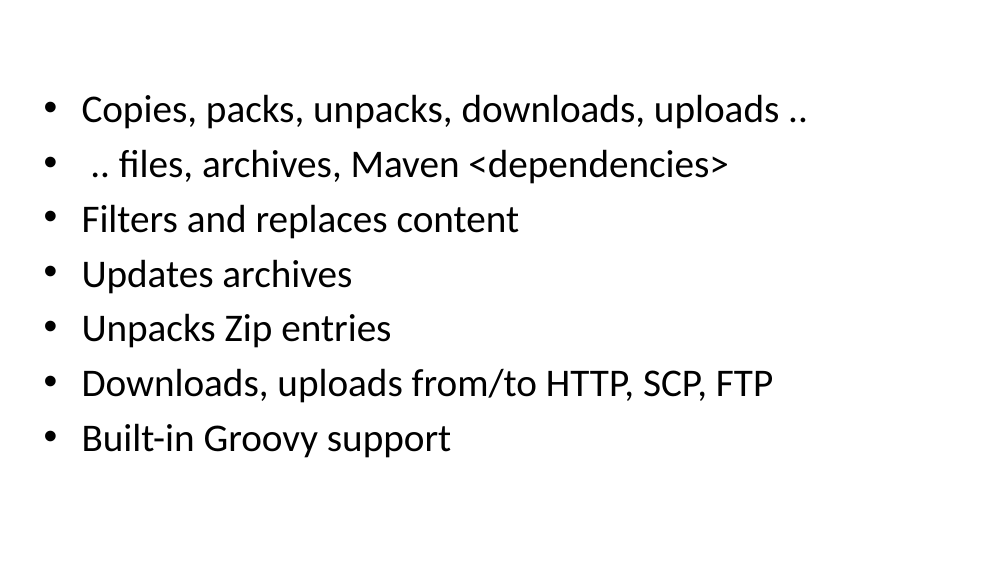
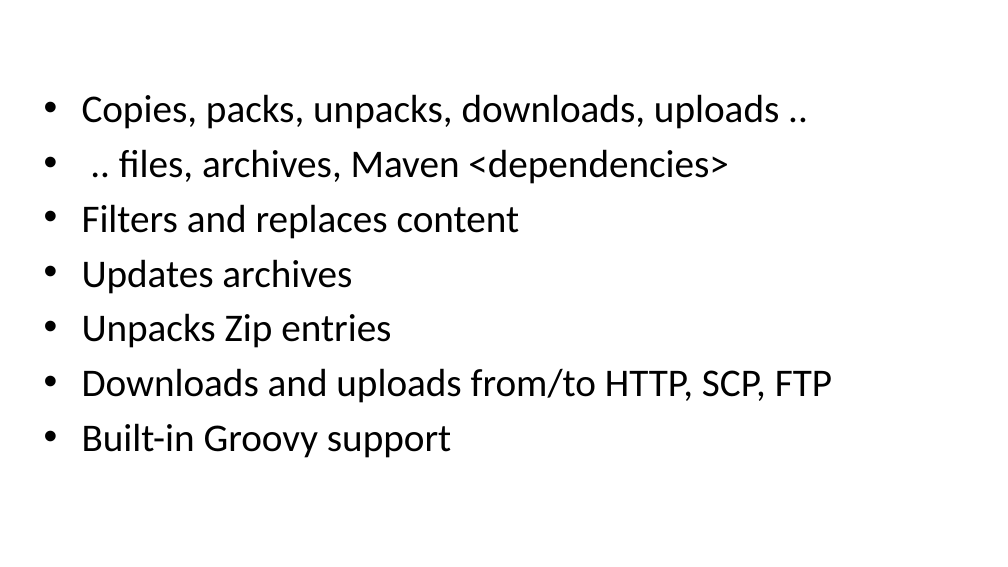
Before and after one commit to evgeny-goldin/maven-plugins, a slide deck: slide 6 of maven-plugins.pptx. Drawn at 1008x567 pixels with LibreOffice and Linux fonts; fonts in the diff are those of the drawing; background and template pictures are left out. Boxes give left, top, right and bottom in pixels: in the first picture for what was removed or moved away, otherwise in the second. Text is boxed around its words. In the diff, an @@ line names an element or a change of style, - is before the commit and + after.

```diff
--- a/maven-plugins.pptx
+++ b/maven-plugins.pptx
@@ text at (x1=82, y1=368, x2=832, y2=403): text changed @@
-• Downloads, uploads from/to HTTP, SCP, FTP
+• Downloads and uploads from/to HTTP, SCP, FTP
```
Also in this commit, not shown: 28 other slides changed.
